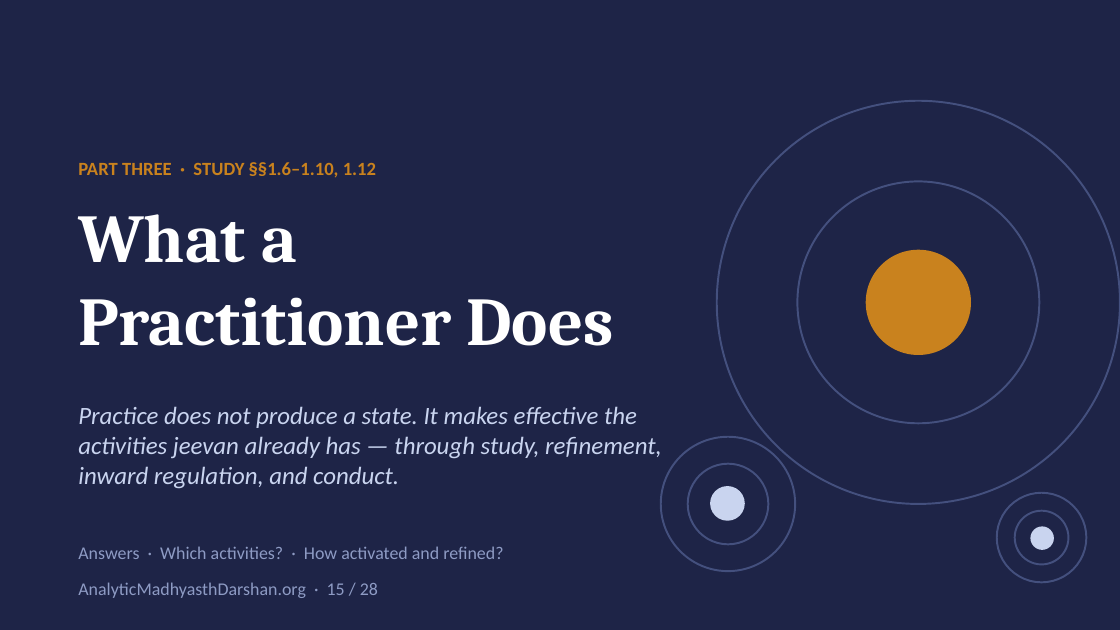
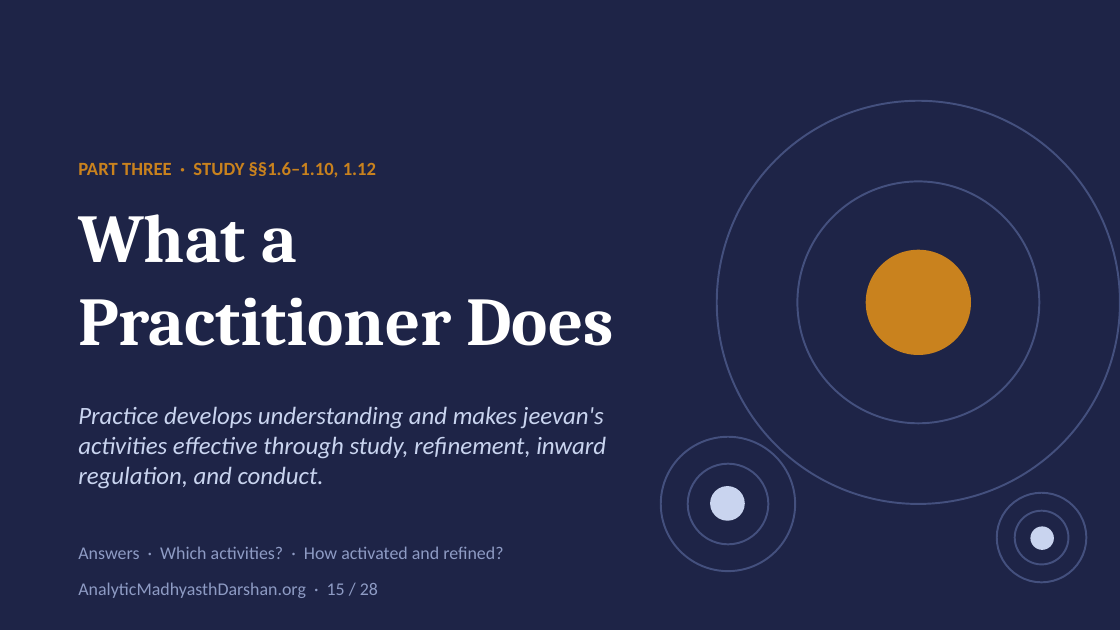
Before and after one commit to raghavamohan/AnalyticMadhyasthDarshan, a slide deck: slide 15 of Studies/Spiritual-Practice-And-Realization/Spiritual-Practice-And-Realization-Madhyasth-Darshan.pptx. Drawn at 1120x630 pixels with LibreOffice and Linux fonts; fonts in the diff are those of the drawing. Boxes give left, top, right and bottom in pixels: in the first picture for what was removed or moved away, otherwise in the second. Text is boxed around its words. In the diff, an @@ line names an element or a change of style, - is before the commit and + after.

Commit message:
Clarify spirituality study and realization deck

```diff
--- a/Studies/Spiritual-Practice-And-Realization/Spiritual-Practice-And-Realization-Madhyasth-Darshan.pptx
+++ b/Studies/Spiritual-Practice-And-Realization/Spiritual-Practice-And-Realization-Madhyasth-Darshan.pptx
@@ text at (78,406,606,489): text changed @@
-Practice does not produce a state. It makes effective the activities jeevan already has — through study, refinement, inward regulation, and conduct.
+Practice develops understanding and makes jeevan's activities effective through study, refinement, inward regulation, and conduct.
```
Also in this commit, not shown: 12 other slides changed, 16 other files.
